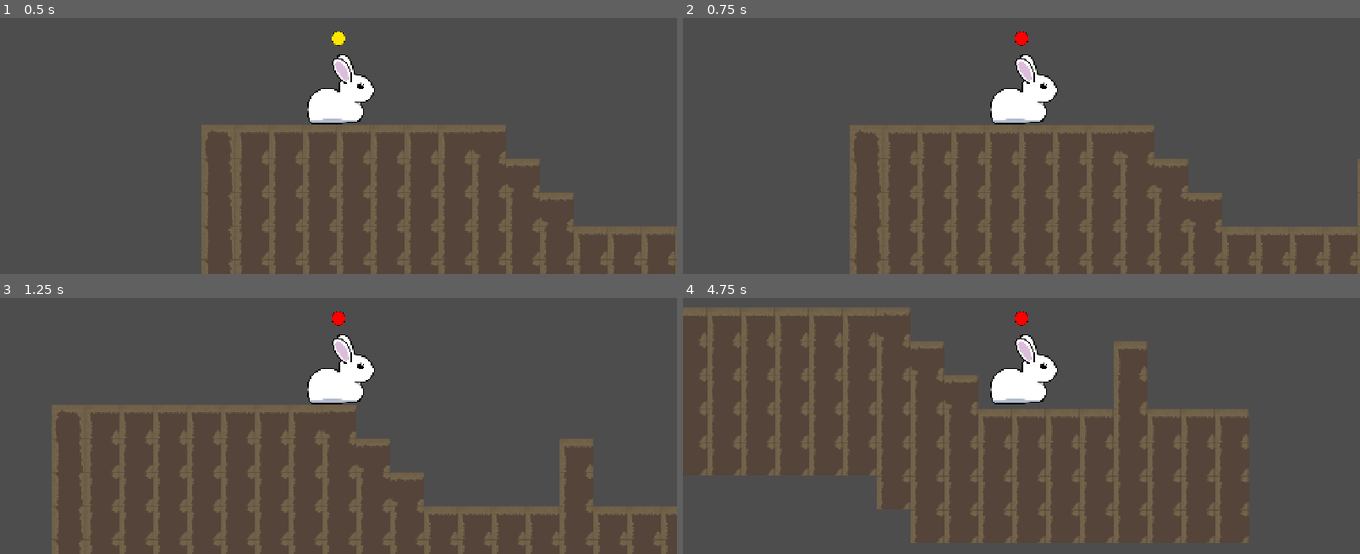
Above: before the commit, frames 1-4 (two rows, left to right).
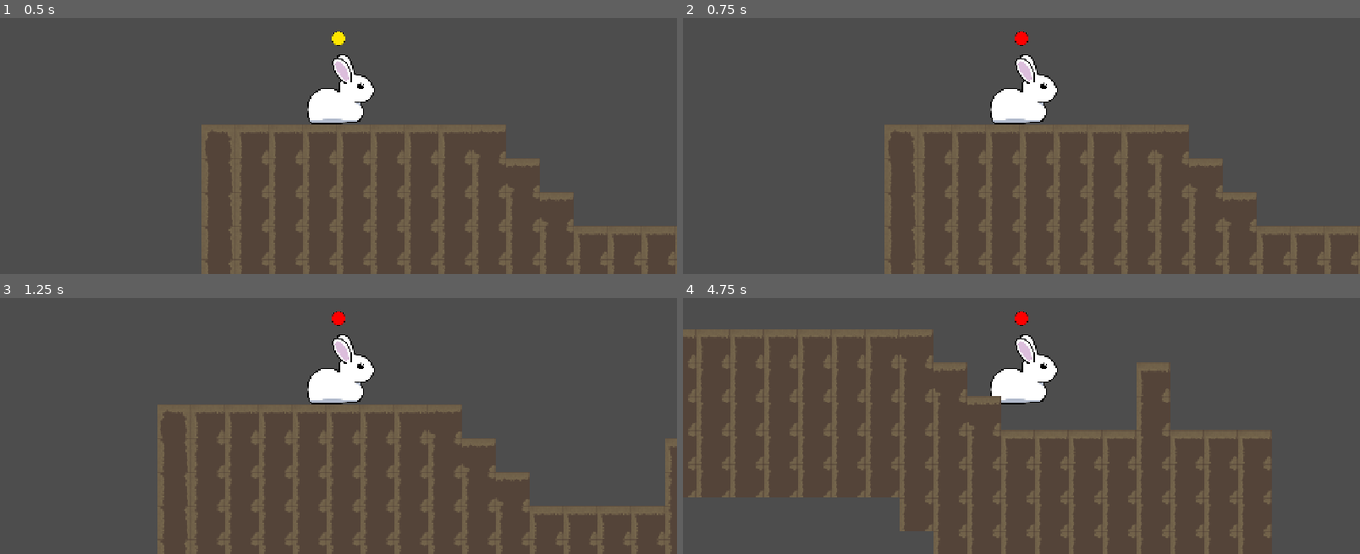
Above: after the commit, the same moments.

Repository: kaskadiia/haven-jam
Game: Godot game, scene res://scenes/game.tscn
Two runs of this game, one before a commit and one after it. Both use one fixed random seed, a clock stepped at 60 frames per second and the inputs below.
Inputs (mouse positions are in pixels of both pictures, inside the frame that each line leads up to):
- Up to frame 1 (0.5 s): no input
- Up to frame 2 (0.75 s): move the mouse to (1170, 64) at 0.52 s; tap Space (charge, bound only after the commit) at 0.6 s
- Up to frame 3 (1.25 s): click (487, 344) at 0.77 s; click (487, 344) at 0.8 s; click (487, 344) at 1.07 s
- Up to frame 4 (4.75 s): move the mouse to (886, 382) at 1.27 s; click (886, 382) at 1.35 s; click (886, 382) at 1.52 s; tap Space (charge, bound only after the commit) at 1.55, 2.1, 2.85, 4.35 s; click (886, 382) at 1.82 s; move the mouse to (outside the picture) at 2.02 s; click (outside the picture) at 2.3 s; move the mouse to (987, 438) at 2.77 s; click (987, 438) at 3.02 s; click (987, 438) at 3.32 s; move the mouse to (1224, 420) at 3.52 s; click (1224, 420) at 3.6 s; click (1224, 420) at 3.77 s; click (1224, 420) at 4.07 s; move the mouse to (818, 305) at 4.27 s; click (818, 305) at 4.52 s

Frame 1 is identical in both runs. In frame 2, 2.9% of the frame differs, in the area x 24-100%, y 41-100%; in frame 3, 9.7%; in frame 4, 19%, in the area x 0-87%, y 3-100%.

Commit message:
added charge mech

Diff:
--- a/project.godot
+++ b/project.godot
@@ -34,8 +34,12 @@
 
 jump={
 "deadzone": 0.2,
-"events": [Object(InputEventKey,"resource_local_to_scene":false,"resource_name":"","device":-1,"window_id":0,"alt_pressed":false,"shift_pressed":false,"ctrl_pressed":false,"meta_pressed":false,"pressed":false,"keycode":0,"physical_keycode":32,"key_label":0,"unicode":32,"location":0,"echo":false,"script":null)
-, Object(InputEventMouseButton,"resource_local_to_scene":false,"resource_name":"","device":-1,"window_id":0,"alt_pressed":false,"shift_pressed":false,"ctrl_pressed":false,"meta_pressed":false,"button_mask":1,"position":Vector2(122, 23),"global_position":Vector2(131, 71),"factor":1.0,"button_index":1,"canceled":false,"pressed":true,"double_click":true,"script":null)
+"events": [Object(InputEventMouseButton,"resource_local_to_scene":false,"resource_name":"","device":-1,"window_id":0,"alt_pressed":false,"shift_pressed":false,"ctrl_pressed":false,"meta_pressed":false,"button_mask":1,"position":Vector2(122, 23),"global_position":Vector2(131, 71),"factor":1.0,"button_index":1,"canceled":false,"pressed":true,"double_click":true,"script":null)
+]
+}
+charge={
+"deadzone": 0.2,
+"events": [Object(InputEventKey,"resource_local_to_scene":false,"resource_name":"","device":16,"window_id":0,"alt_pressed":false,"shift_pressed":false,"ctrl_pressed":false,"meta_pressed":false,"pressed":false,"keycode":0,"physical_keycode":32,"key_label":0,"unicode":0,"location":0,"echo":false,"script":null)
 ]
 }
 
--- a/scripts/player.gd
+++ b/scripts/player.gd
@@ -6,6 +6,7 @@
 var direction: Vector2
 var distance: float
 var speed: float
+@export var charge: float
 
 func _physics_process(delta: float) -> void:
 	direction = self.global_position.direction_to(mousePos)
@@ -23,8 +24,11 @@
 	hue = 1.0 - clampf(speed / 500, 0.85, 1)
 	indicator.self_modulate = Color.from_hsv(hue,1,1,1)
 
-	# Hopping
+	if Input.is_action_just_pressed("charge"):
+		charge += 0.5
+
+
 	if Input.is_action_just_pressed("jump") and is_on_floor():
-		velocity = direction * speed
+		velocity = direction * speed * charge
 #
 	move_and_slide()
